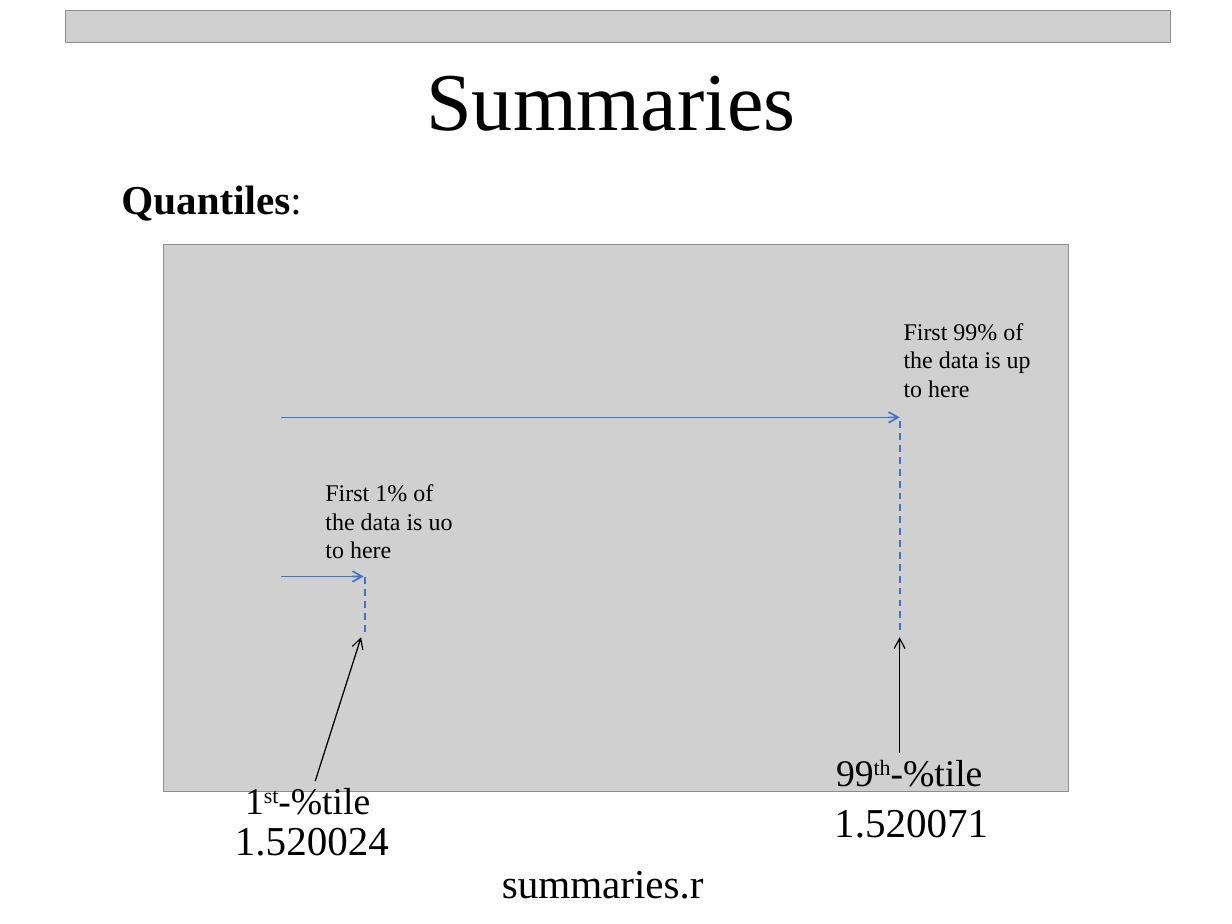
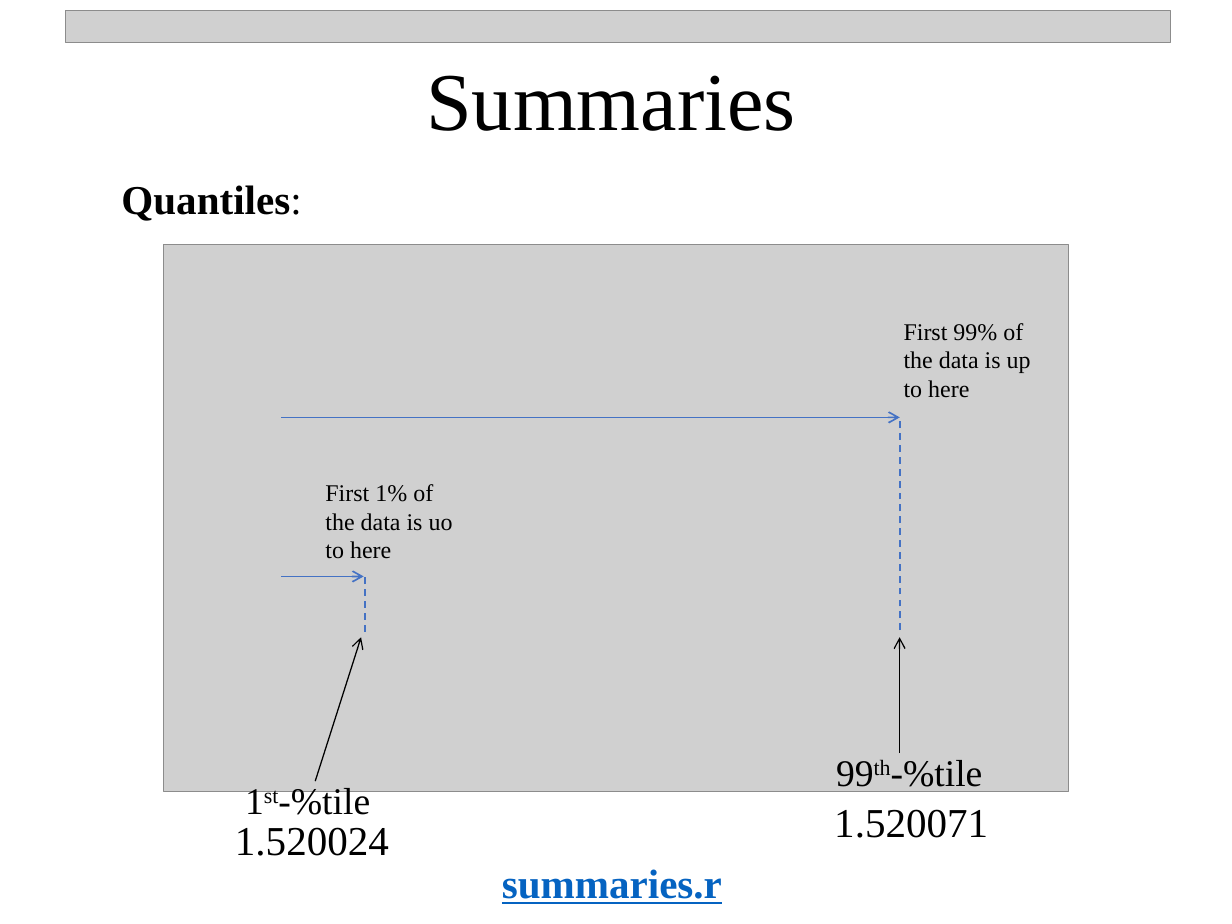
Before and after one commit to npetraco/bayescourse, a slide deck: slide 14 of Notes/2_essentials_review.pptx. Drawn at 1232x924 pixels with LibreOffice and Linux fonts; fonts in the diff are those of the drawing; grey boxes stand for pictures. Boxes give left, top, right and bottom in pixels: in the first picture for what was removed or moved away, otherwise in the second. Text is boxed around its words. In the diff, an @@ line names an element or a change of style, - is before the commit and + after.

```diff
--- a/Notes/2_essentials_review.pptx
+++ b/Notes/2_essentials_review.pptx
@@ text "summaries.r" at <box>502,869,722,904</box>: text colour #000000 to #0563C1, bold on, underline on @@
```
Also in this commit, not shown: 3 other slides changed.
